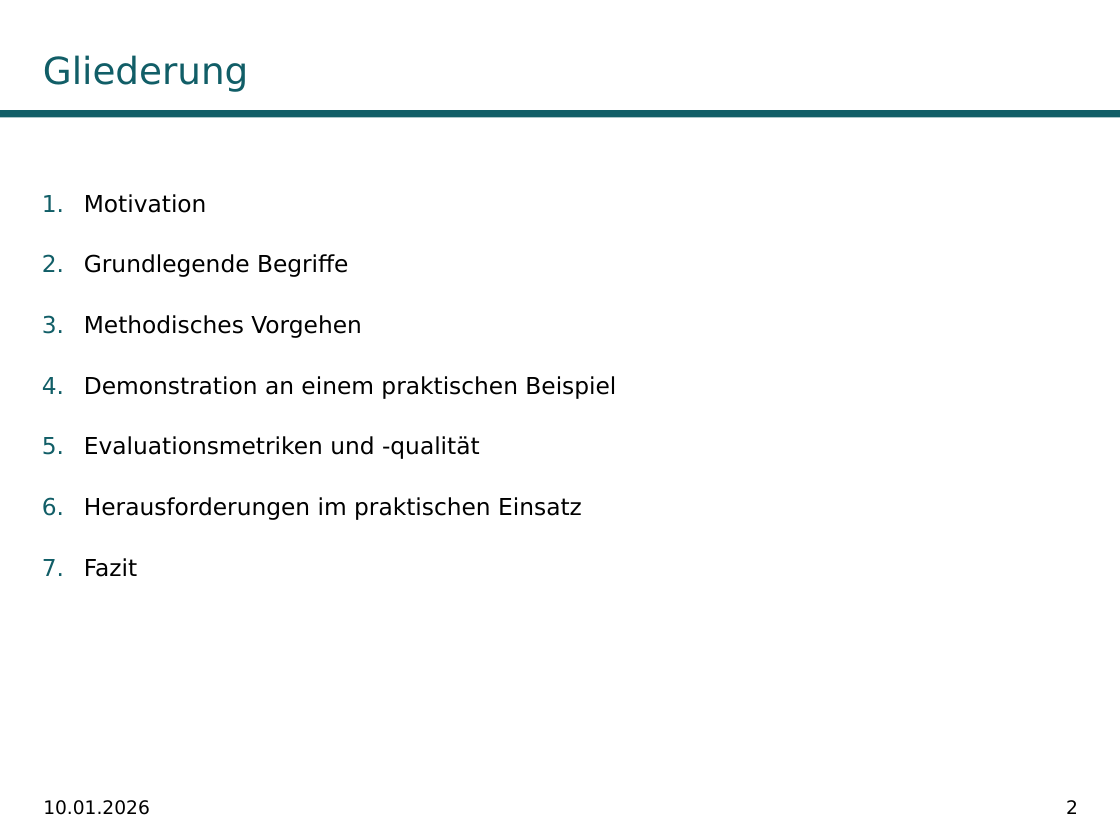
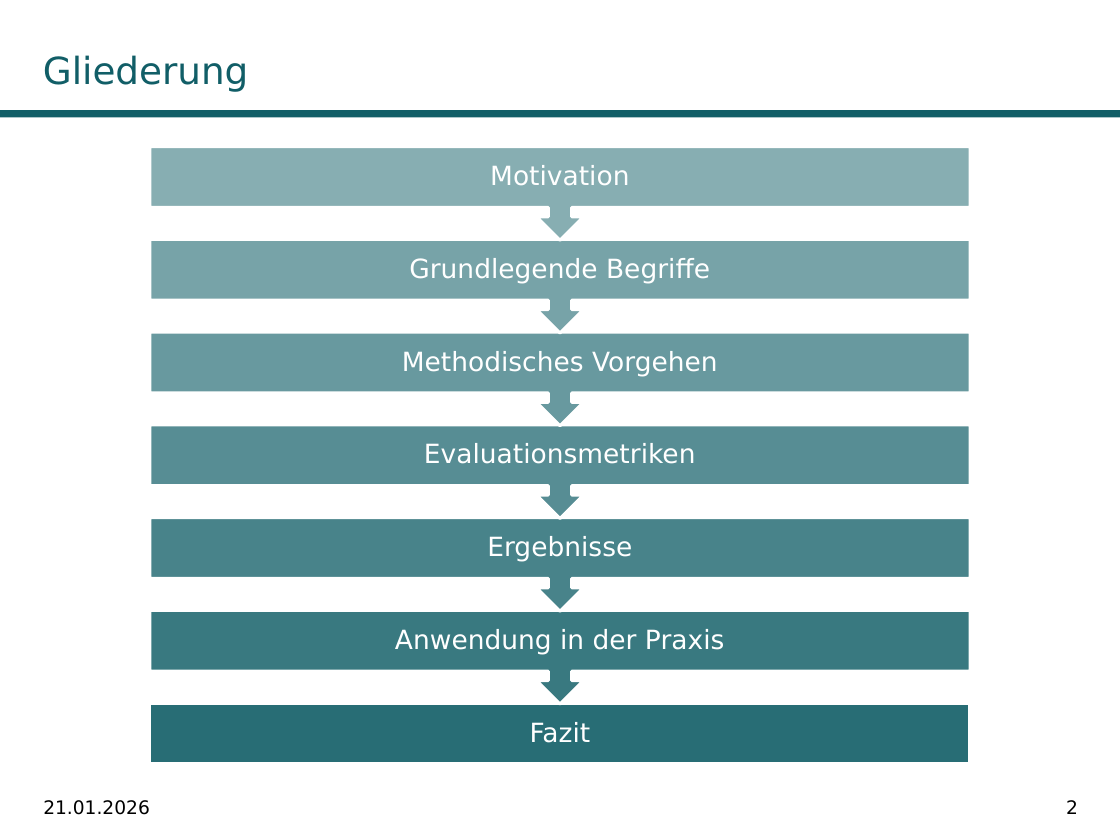
Before and after one commit to fabiw98/Seminar_DICE, a slide deck: slide 2 of Präsentation/DiCE_PowerPoint.potx. Drawn at 1120x840 pixels with LibreOffice and Linux fonts; fonts in the diff are those of the drawing; background and template pictures are left out. Boxes give left, top, right and bottom in pixels: in the first picture for what was removed or moved away, otherwise in the second. Text is boxed around its words. In the diff, an @@ line names an element or a change of style, - is before the commit and + after.

```diff
--- a/Präsentation/DiCE_PowerPoint.potx
+++ b/Präsentation/DiCE_PowerPoint.potx
@@ group added at <box>150,147,970,764</box>: 7 texts, 6 up arrow callouts, 1 rectangle @@
+Fazit
+Anwendung in der Praxis
+Ergebnisse
+Evaluationsmetriken
+Methodisches Vorgehen
+Grundlegende Begriffe
+Motivation
@@ text removed at <box>84,194,616,577</box> @@
-1. Motivation
-2. Grundlegende Begriffe
-3. Methodisches Vorgehen
-4. Demonstration an einem praktischen Beispiel
-5. Evaluationsmetriken und -qualität
-6. Herausforderungen im praktischen Einsatz
-7. Fazit
@@ text at <box>43,800,150,815</box>: text changed @@
-10.01.2026
+21.01.2026
```
Also in this commit, not shown: 30 other slides changed, 8 slides added, 3 slides removed, 18 other files.
